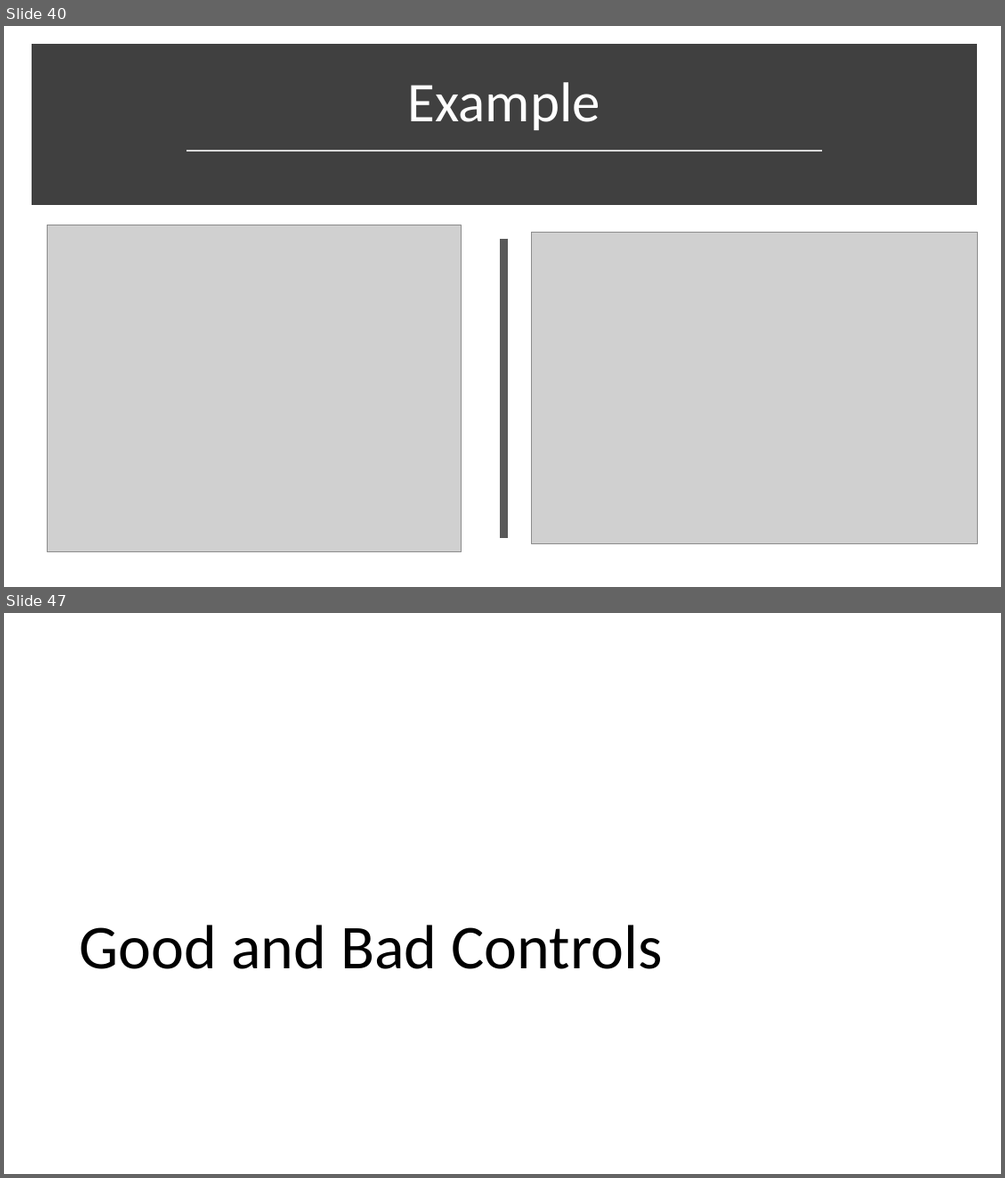
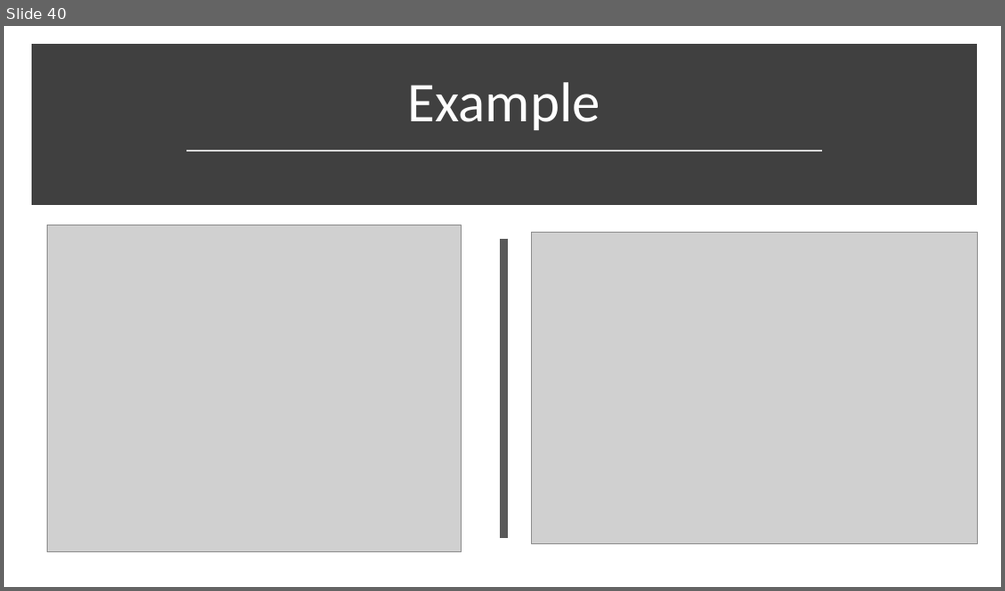
Before and after one commit to stanford-msande228/winter25, a slide deck: assets/presentations/MSANDE228_Lecture9_DAGs.pptx. Shown one above the other, each under a label of ours: slides 40 and 47 before the commit, slide 40 after it; the slides between them are not shown. The pictures are 1005x1178 and 1005x591 pixels, drawn with LibreOffice and Linux fonts; fonts in the diff are those of the drawing; grey boxes stand for pictures. Boxes give left, top, right and bottom in pixels: in the first picture for what was removed or moved away, otherwise in the second. Text is boxed around its words. In the diff, an @@ line names an element or a change of style, - is before the commit and + after.

```diff
--- a/assets/presentations/MSANDE228_Lecture9_DAGs.pptx
+++ b/assets/presentations/MSANDE228_Lecture9_DAGs.pptx
@@ slide 47 removed at <box>4,613,1001,1174</box>, background #FFFFFF @@
@@ title removed at <box>80,925,662,969</box> @@
-Good and Bad Controls
```
Also in this commit, not shown: 23 other slides removed, 1 other file.
